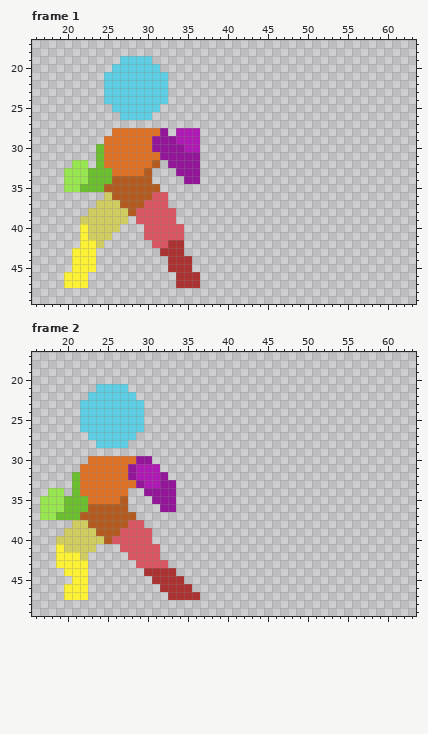
Pixel-art file: Assets/Art/Pixel Art Character Asset Packs 1-4 (final)/Asset Packs 1-4 (final)/Asset Pack-V3/Player Punch/Player Punch 64x64.aseprite. The picture above is the old version.
64x64 pixels, 8 frames. Shown: frame 1: x 16..63, y 17..49; frame 2: x 16..63, y 17..49. The commit also changed other frames, which this record leaves out.
After the commit:
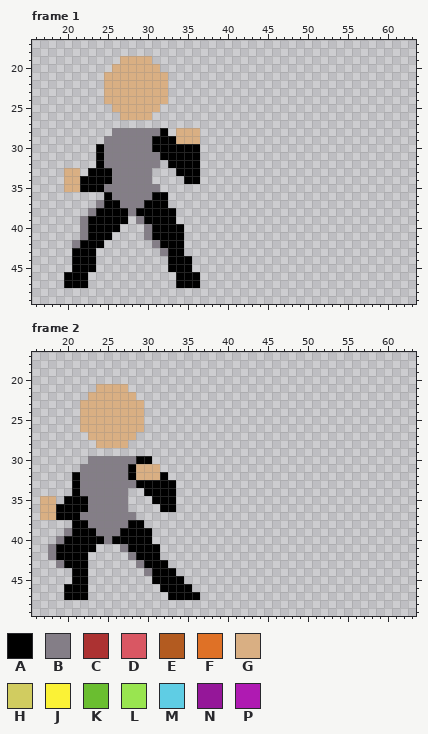
Palette (. is transparent): A #000000  B #847e87  C #ac3232  D #d95763  E #b35b20  F #df7126  G #d9af83  H #d1cc60  J #fbf236  K #6abe30  L #99e550  M #5fcde4  N #951799  P #af1ab2
Change:
Changed rows in their new state; - is an unchanged pixel.
Frame 1:
first column x 20:
19 -------GGGG------
20 ------GGGGGG-----
21 -----GGGGGGGG----
22 -----GGGGGGGG----
23 -----GGGGGGGG----
24 -----GGGGGGGG----
25 ------GGGGGG-----
26 -------GGGG------
28 ------BBBBBBA-GGG
29 -----BBBBBBAAAGGG
30 ----ABBBBBBAAAAAA
31 ----ABBBBBBBAAAAA
32 -..-ABBBBBBB-AAAA
33 GG.AAABBBBB---AAA
34 GGAAAABBBBB----AA
35 GGAAABBBBBBB-----
36 -----ABBBBBAA----
37 ----BAABBBAAA----
38 ---BAAAABAAAAA---
39 --BAAAAA-BAAAA---
40 --BAAAA---BAAAA--
41 --BAAA----BAAAA--
42 -BAAA------BAAA--
43 -AAA--------BAA--
44 -AAA---------AAA-
45 -AAA---------AAA-
46 AAA-----------AAA
47 AAA-----------AAA
Frame 2:
first column x 17:
21 -------GGGG---------
22 ------GGGGGG--------
23 -----GGGGGGGG-------
24 -----GGGGGGGG-------
25 -----GGGGGGGG-------
26 -----GGGGGGGG-------
27 ------GGGGGG--------
28 -------GGGG---------
30 ------BBBBBBAA------
31 -----BBBBBBAGGG-----
32 ----ABBBBBBAGGGA----
33 ----ABBBBBBBAAAAA---
34 -..-ABBBBBB--AAAA---
35 GG.AAABBBBB---AAA---
36 GGAAAABBBBB----AA---
37 GGAAABBBBBBB--------
38 ----AABBBBBAA-------
39 ---BAAABBBAAAA------
40 --BAAAAABAAAAA------
41 -BAAAAA---BAAAA-----
42 -BAAAA-----BAAA-----
43 --BAAA------BAAA----
44 ---.AA-------BAAA---
45 ----AA--------AAAA--
46 ---AAA---------AAAA-
47 ---AAA----------AAAA
Where, in picture pixels (left, top, right, bottom), the same in both pictures:
changed: (64, 56, 200, 288)
changed: (40, 384, 200, 600)
